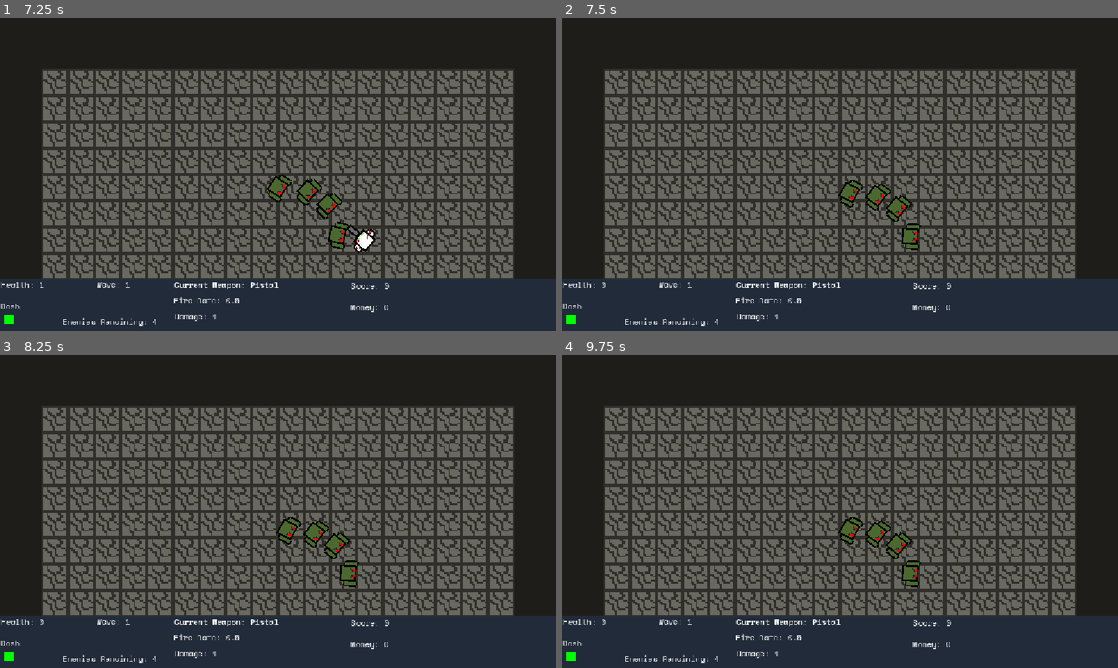
Above: before the commit, frames 1-4 (two rows, left to right).
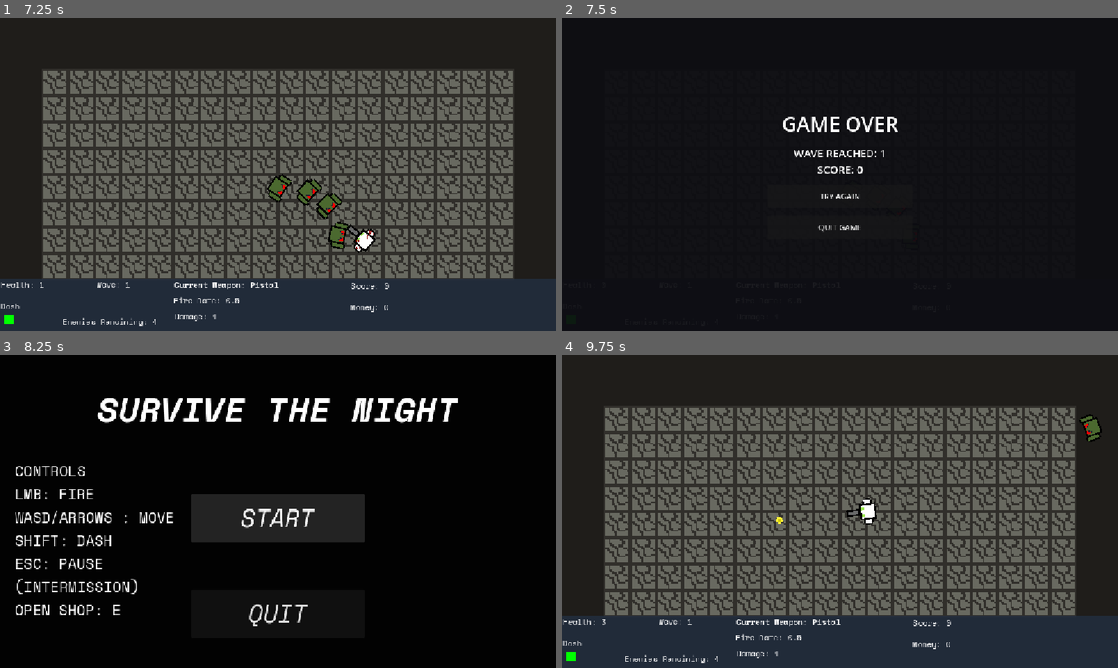
Above: after the commit, the same moments.

Repository: joseph-8220/CSCI4439PROJECT
Game: Godot game, scene res://scenes/area.tscn
The game is run twice, just before and just after one commit, with the same random seed, the same clock (stepped at 60 frames per second) and the same inputs.
Inputs (mouse positions are in pixels of both pictures, inside the frame that each line leads up to):
- Up to frame 1 (7.25 s): click "START" at 0.5 s; tap Enter (ui_accept) at 1.25, 1.35, 2.3, 3.05, 3.6, 4.35, 5.3, 6.05, 6.6 s; move the mouse to (400, 158) at 1.27 s; hold D (right) 1.28-2.03 s; tap E (shop) at 1.52, 2.27, 3.77, 4.52, 5.27, 6.77 s; move the mouse to (166, 190) at 2.02 s; hold S (down) 2.03-2.78 s; click (166, 190) at 2.1 s; move the mouse to (333, 105) at 2.77 s; hold D (right) 2.78-3.53 s; hold Shift (shift) 2.78-3.53 s; move the mouse to (250, 237) at 3.52 s; hold W (up) 3.53-4.28 s; move the mouse to (444, 221) at 4.27 s; hold A (left) 4.28-5.78 s; move the mouse to (111, 127) at 5.02 s; click (111, 127) at 5.1 s; move the mouse to (305, 174) at 5.77 s; hold S (down) 5.78-6.53 s; hold Shift (shift) 5.78-6.53 s; move the mouse to (194, 96) at 6.52 s; hold D (right) from 6.53 s (still down)
- Up to frame 2 (7.5 s): move the mouse to (962, 158) at 7.27 s; release D (right) at 7.28 s; hold W (up) from 7.28 s (still down); tap Enter (ui_accept) at 7.35 s
- Up to frame 3 (8.25 s): tap E (shop) at 7.52 s; release W (up) at 8 s; click (278, 533) at 8 s, where only the run after the commit has a clickable "TRY AGAIN"
- Up to frame 4 (9.75 s): click (840, 517) at 8.75 s, where only the run after the commit has a clickable "START"; tap Enter (ui_accept) at 9.5 s; move the mouse to (728, 527) at 9.52 s; hold D (right) from 9.53 s (still down); click (728, 527) at 9.6 s

Frame 1 is identical in both runs. In frame 2, 73% of the frame differs, in the area x 0-100%, y 16-100%; in frame 3, 98%, in the area x 0-100%, y 0-100%; in frame 4, 1.4%.

Commit message:
Add centered Game Over screen with restart and quit buttons

Diff:
--- a/scripts/area.gd
+++ b/scripts/area.gd
@@ -11,12 +11,15 @@
 var done_spawning: bool = false
 var spawning: bool = false
 var mobsdefeated: int = 0
+var game_over_shown: bool = false
+var game_over_layer: CanvasLayer
 # Upon loading into the game, the player must press a key (not sure yet)
 func _ready() -> void:
 	get_tree().paused = true
 	onwaveup()
 	player = get_tree().get_first_node_in_group("player")
 	shop = get_tree().get_first_node_in_group("shop")
+	_build_game_over_screen()
 
 
 func onwaveup():
@@ -63,16 +66,84 @@
 	pass
 
 func death():
-	print("player died")
-	pass
+	if game_over_shown:
+		return
+	game_over_shown = true
+	$GameOverLayer/GameOverPanel/Center/Content/Stats.text = "WAVE REACHED: %d\nSCORE: %d" % [wave, player.score]
+	$GameOverLayer/GameOverPanel.show()
+	get_tree().paused = true
+
+# A basic end screen. Kept in one script so it is easy to edit later.
+func _build_game_over_screen():
+	game_over_layer = CanvasLayer.new()
+	game_over_layer.name = "GameOverLayer"
+	game_over_layer.layer = 20
+	game_over_layer.process_mode = Node.PROCESS_MODE_ALWAYS
+	add_child(game_over_layer)
+
+	var panel = ColorRect.new()
+	panel.name = "GameOverPanel"
+	panel.color = Color(0.05, 0.05, 0.07, 0.94)
+	panel.set_anchors_and_offsets_preset(Control.PRESET_FULL_RECT)
+	panel.offset_left = 0
+	panel.offset_top = 0
+	panel.offset_right = 0
+	panel.offset_bottom = 0
+	panel.visible = false
+	panel.mouse_filter = Control.MOUSE_FILTER_STOP
+	game_over_layer.add_child(panel)
+
+	# Fill the viewport, then center the menu inside it.
+	# This keeps the screen centered at different window sizes.
+	var center = CenterContainer.new()
+	center.name = "Center"
+	center.set_anchors_and_offsets_preset(Control.PRESET_FULL_RECT)
+	panel.add_child(center)
+
+	var content = VBoxContainer.new()
+	content.name = "Content"
+	content.custom_minimum_size = Vector2(300, 260)
+	content.add_theme_constant_override("separation", 16)
+	center.add_child(content)
+
+	var title = Label.new()
+	title.text = "GAME OVER"
+	title.horizontal_alignment = HORIZONTAL_ALIGNMENT_CENTER
+	title.add_theme_font_size_override("font_size", 42)
+	content.add_child(title)
+
+	var stats = Label.new()
+	stats.name = "Stats"
+	stats.horizontal_alignment = HORIZONTAL_ALIGNMENT_CENTER
+	stats.add_theme_font_size_override("font_size", 22)
+	content.add_child(stats)
+
+	var restart = Button.new()
+	restart.text = "TRY AGAIN"
+	restart.custom_minimum_size.y = 48
+	restart.pressed.connect(_restart_game)
+	content.add_child(restart)
+
+	var quit = Button.new()
+	quit.text = "QUIT GAME"
+	quit.custom_minimum_size.y = 48
+	quit.pressed.connect(_quit_game)
+	content.add_child(quit)
+
+func _restart_game():
+	get_tree().paused = false
+	get_tree().reload_current_scene()
+
+func _quit_game():
+	get_tree().quit()
 
 # Called every frame. 'delta' is the elapsed time since the previous frame.
 func _process(delta: float) -> void:
-	if Input.is_action_just_pressed("ui_accept") and intermission:
+	if not game_over_shown and Input.is_action_just_pressed("ui_accept") and intermission:
 		intermission = false
 		print("out of intermission")
 		loadwave()
-	if not intermission and waveclearcheck():
+	if not game_over_shown and not intermission and waveclearcheck():
 		intermission = true
 		shop.rollshop()
 		onwaveup()
